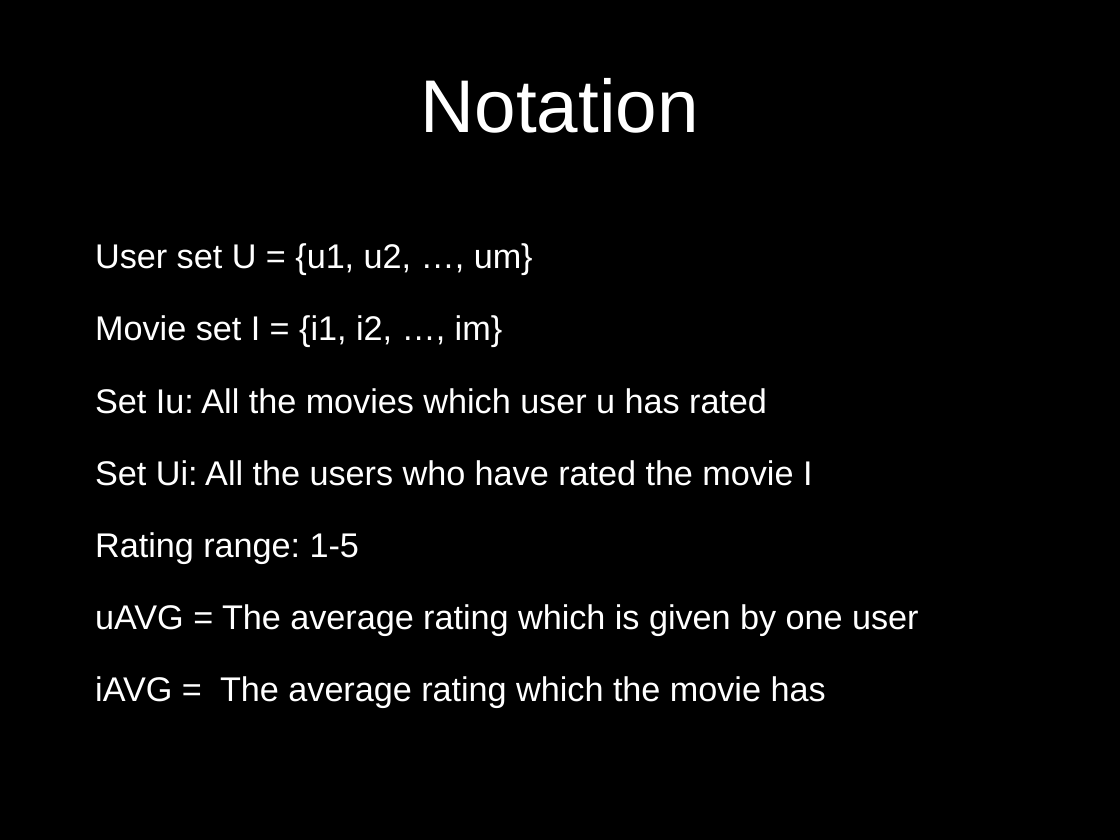
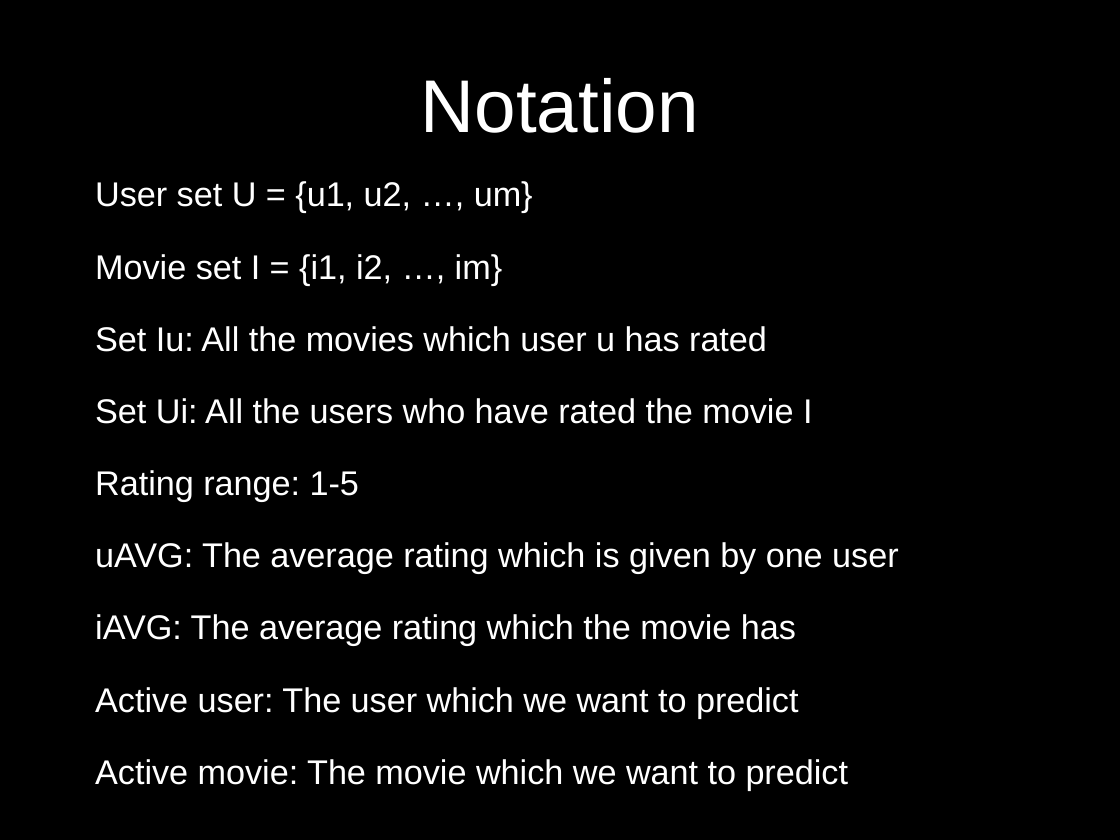
Before and after one commit to UCSBGauchos/MAE-data, a slide deck: slide 5 of Final Presentation.pptx. Drawn at 1120x840 pixels with LibreOffice and Linux fonts; fonts in the diff are those of the drawing; background and template pictures are left out. Boxes give left, top, right and bottom in pixels: in the first picture for what was removed or moved away, otherwise in the second. Text is boxed around its words. In the diff, an @@ line names an element or a change of style, - is before the commit and + after.

```diff
--- a/Final Presentation.pptx
+++ b/Final Presentation.pptx
@@ text "User set U = {u1, ...": place and size @@
-text "User set U = {u1, ..." at [95, 243, 918, 708]
+text "User set U = {u1, ..." at [95, 181, 898, 790]
@@ text at [95, 542, 898, 790]: text changed @@
-uAVG = The average rating which is given by one user
-iAVG = The average rating which the movie has
+uAVG: The average rating which is given by one user
+iAVG: The average rating which the movie has
+Active user: The user which we want to predict
+Active movie: The movie which we want to predict
```
Also in this commit, not shown: 2 other slides changed, 5 slides added.
